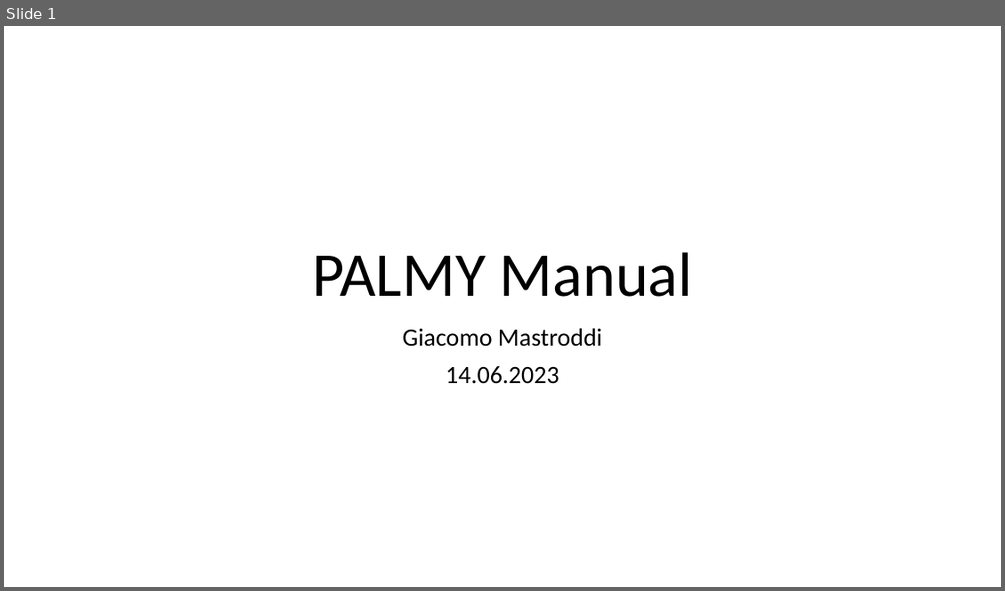
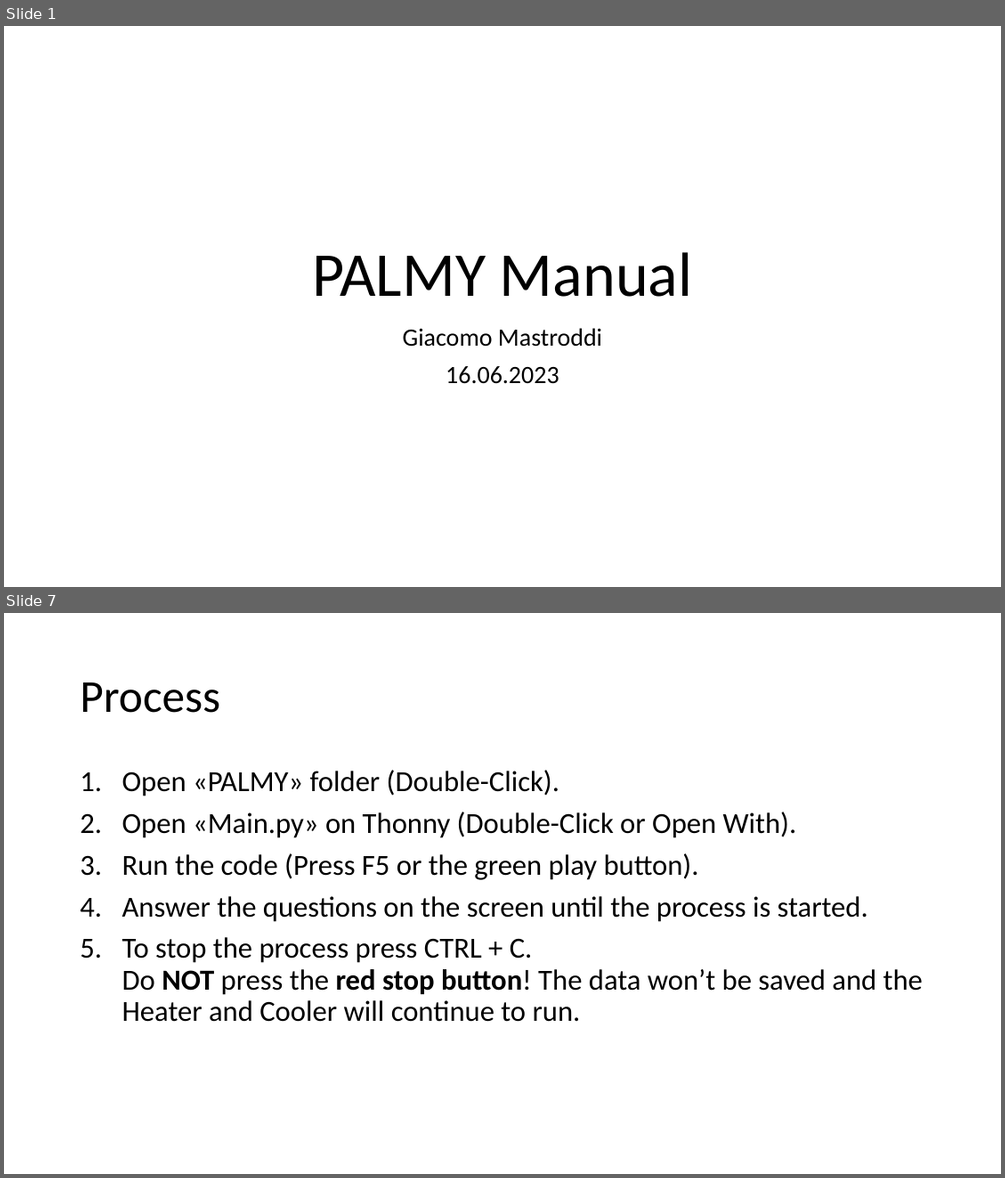
Before and after one commit to Jackmastro/Civil_Service, a slide deck: Documentation/PALMY_Manual.pptx. Shown one above the other, each under a label of ours: slide 1 before the commit, slides 1 and 7 after it; the slides between them are not shown. The pictures are 1005x591 and 1005x1178 pixels, drawn with LibreOffice and Linux fonts; fonts in the diff are those of the drawing. Boxes give left, top, right and bottom in pixels: in the first picture for what was removed or moved away, otherwise in the second. Text is boxed around its words. In the diff, an @@ line names an element or a change of style, - is before the commit and + after.

```diff
--- a/Documentation/PALMY_Manual.pptx
+++ b/Documentation/PALMY_Manual.pptx
@@ slide 7 added at bbox=[4, 613, 1001, 1174], background #FFFFFF @@
@@ title added at bbox=[80, 682, 220, 713], 44 pt, text #000000 @@
+Process
@@ text added at bbox=[122, 770, 922, 1022], 28 pt, text #000000 @@
+1. Open «PALMY» folder (Double-Click).
+2. Open «Main.py» on Thonny (Double-Click or Open With).
+3. Run the code (Press F5 or the green play button).
+4. Answer the questions on the screen until the process is started.
+5. To stop the process press CTRL + C.
+   Do NOT press the red stop button! The data won’t be saved and the Heater and Cooler will continue to run.
@@ slide 1 changed as well @@
@@ subtitle at bbox=[445, 366, 559, 384]: text changed @@
-14.06.2023
+16.06.2023
```
Also in this commit, not shown: 14 other slides added, 6 other files.
